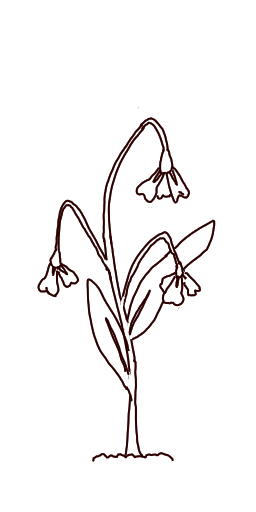
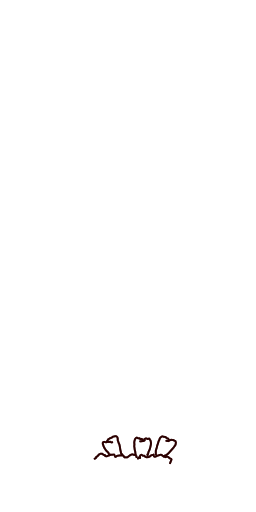
Layer changes from the first 256 × 512 image to the second:
hid "3" over 37, 107, 216, 465
showed "1" over 89, 320, 177, 465
